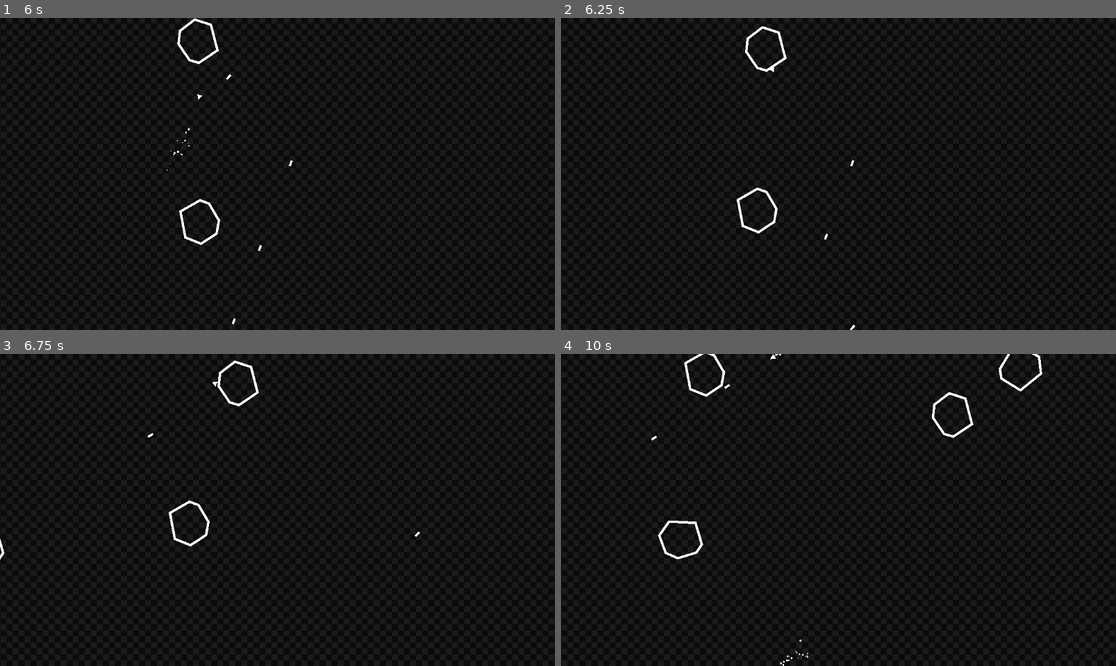
Above: before the commit, frames 1-4 (two rows, left to right).
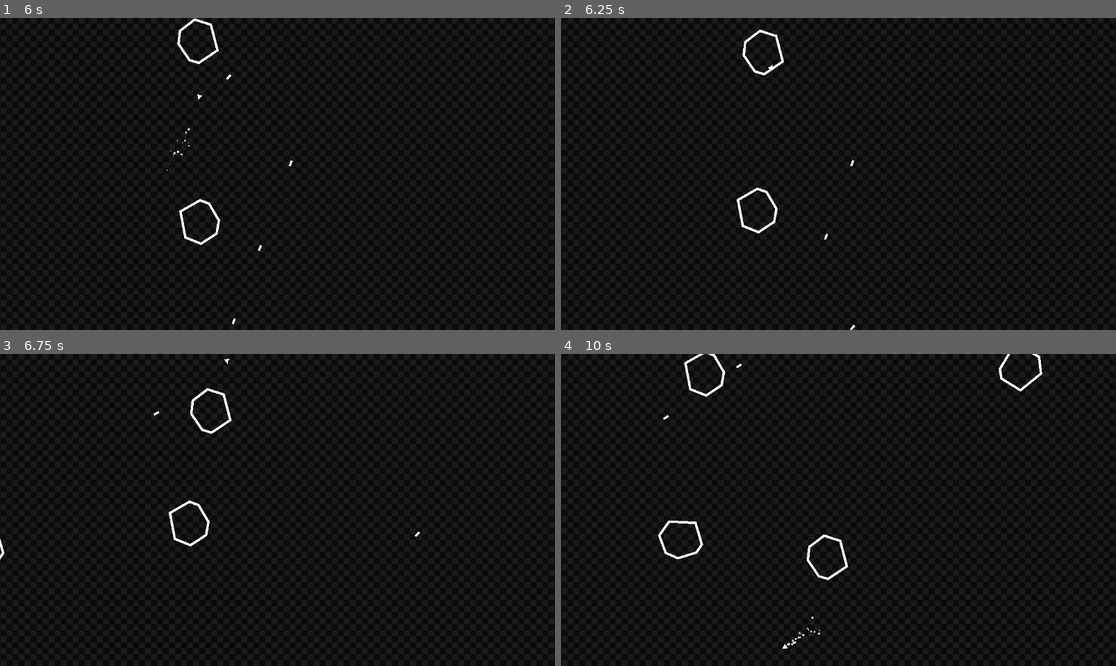
Above: after the commit, the same moments.

Repository: VI6IX/asteroidestroy
Game: Godot game, scene res://scenes/main.tscn
Same seed, same stepped clock (60 frames per second), same inputs: the game is played once before the commit and once after it.
Inputs:
- Up to frame 1 (6 s): tap Enter at 0.5 s; hold Space (shoot) 0.53-1.28 s; hold W (thrust) 0.53-2.03 s; tap Space (shoot) every 1.5 s from 1.35 to 5.85 s; hold Space (shoot) 2.03-2.78 s; hold A (pan_Left) 2.03-4.28 s; hold Space (shoot) 3.53-4.28 s; hold D (pan_Right) 4.28-5.03 s; hold W (thrust) 5.03-5.78 s; hold Space (shoot) 5.03-5.78 s; hold D (pan_Right) from 5.78 s (still down)
- Up to frame 2 (6.25 s): keep holding D (pan_Right)
- Up to frame 3 (6.75 s): keep holding D (pan_Right); hold Space (shoot) from 6.53 s (still down)
- Up to frame 4 (10 s): release Space (shoot) at 7.28 s; tap Space (shoot) at 7.35, 8.85 s; release D (pan_Right) at 8.03 s; hold Space (shoot) 8.03-8.78 s; hold A (pan_Left) 8.03-9.53 s; hold W (thrust) from 9.53 s (still down); hold Space (shoot) from 9.53 s (still down)

Frame 1 is identical in both runs. In frame 2, 0.4% of the frame differs, in the area x 32-41%, y 2-19%; in frame 3, 0.4%; in frame 4, 0.6%, in the area x 16-75%, y 0-100%.

Commit message:
refactor: remove asteroid collision physics
That was achieved through changing the collision layer to the appropriate one and having the collision mask left empty.

Diff:
--- a/scenes/asteroid.tscn
+++ b/scenes/asteroid.tscn
@@ -4,6 +4,8 @@
 [ext_resource type="PackedScene" uid="uid://23cbls1yy4dw" path="res://scenes/components/component_damage.tscn" id="2_6mo6b"]
 
 [node name="Asteroid" type="CharacterBody2D"]
+collision_layer = 4
+collision_mask = 0
 script = ExtResource("1_akfqu")
 
 [node name="component_damage" parent="." node_paths=PackedStringArray("parent") instance=ExtResource("2_6mo6b")]
